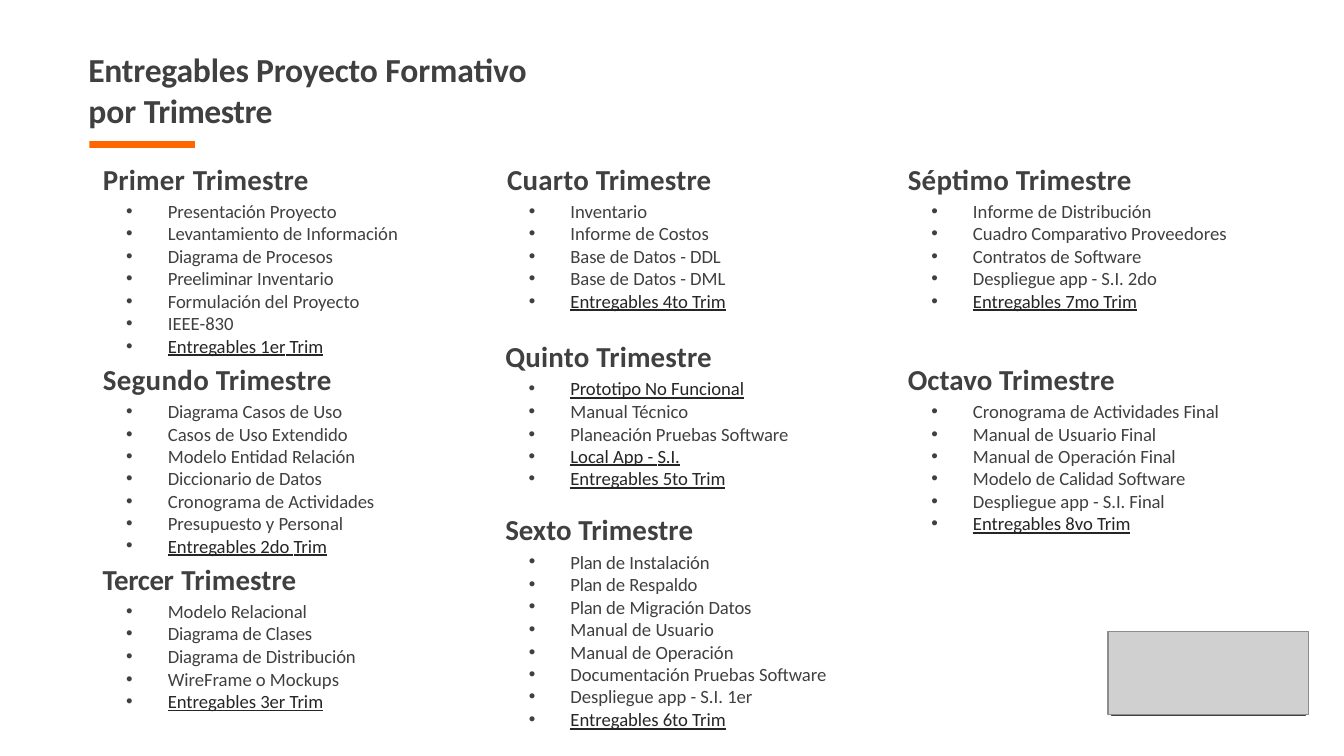
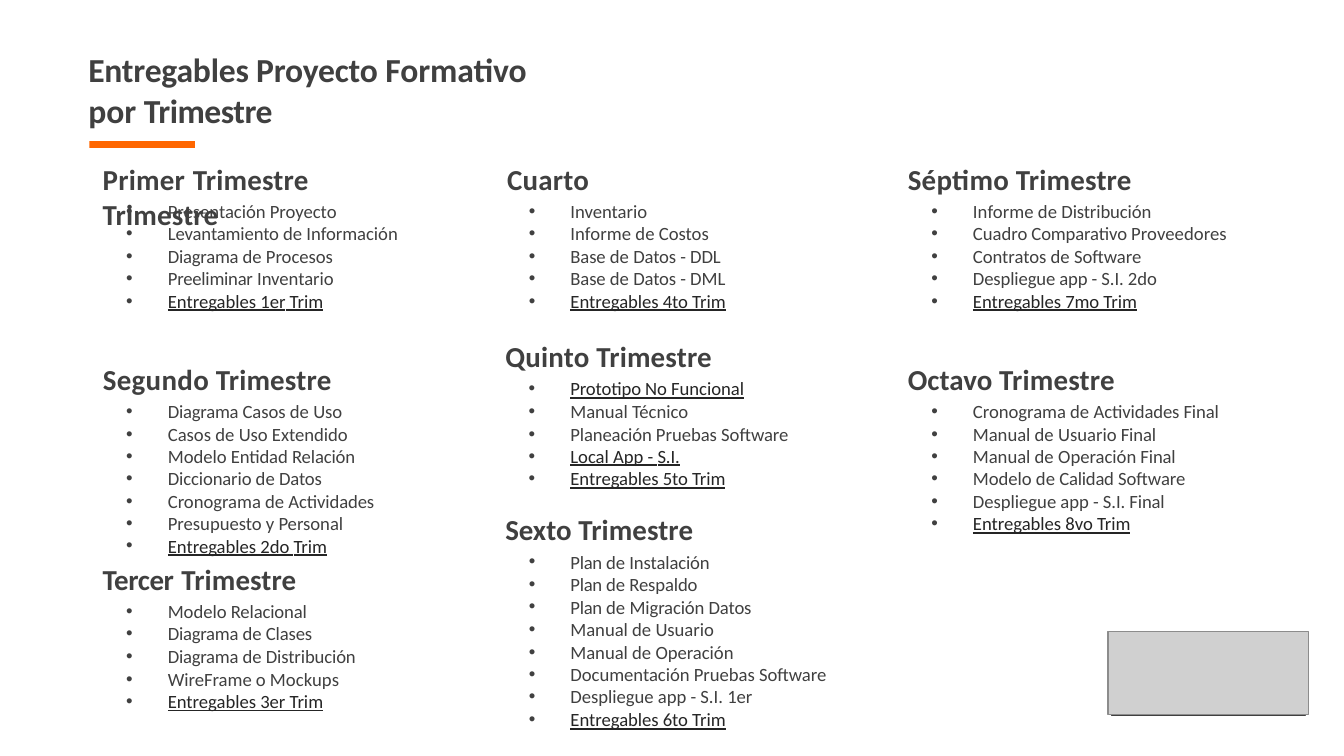
Before and after one commit to kamor31232/Proyecto_adsi, a slide deck: slide 18 of App/app_documentacion/1er_trimestre/1_proyecto/1_1_1_presentacion_proyecto.pptx (slide 20 before the commit). Drawn at 1344x756 pixels with LibreOffice and Linux fonts; fonts in the diff are those of the drawing; grey boxes stand for pictures; background and template pictures are left out. Boxes give left, top, right and bottom in pixels: in the first picture for what was removed or moved away, otherwise in the second. Text is boxed around its words. In the diff, an @@ line names an element or a change of style, - is before the commit and + after.

```diff
--- a/App/app_documentacion/1er_trimestre/1_proyecto/1_1_1_presentacion_proyecto.pptx
+++ b/App/app_documentacion/1er_trimestre/1_proyecto/1_1_1_presentacion_proyecto.pptx
@@ text "Primer Trimestre Cuarto Trimestre" rewrapped from [103, 169, 711, 190] to [103, 169, 589, 190] @@
@@ text at [168, 295, 360, 330]: paragraphs removed @@
-• Formulación del Proyecto
-• IEEE-830
```
Also in this commit, not shown: 10 other slides changed, 1 slide added, 1 other file.
